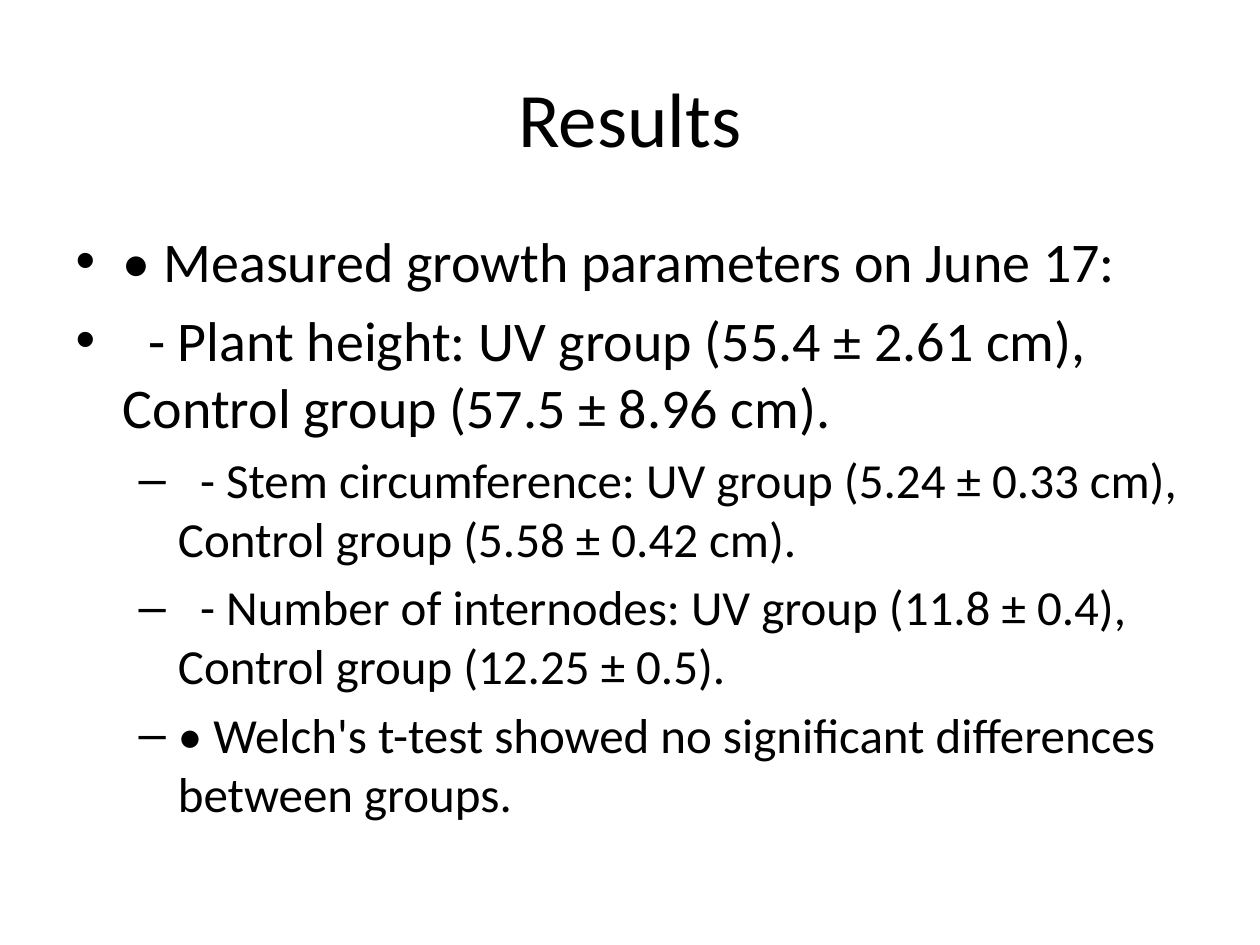
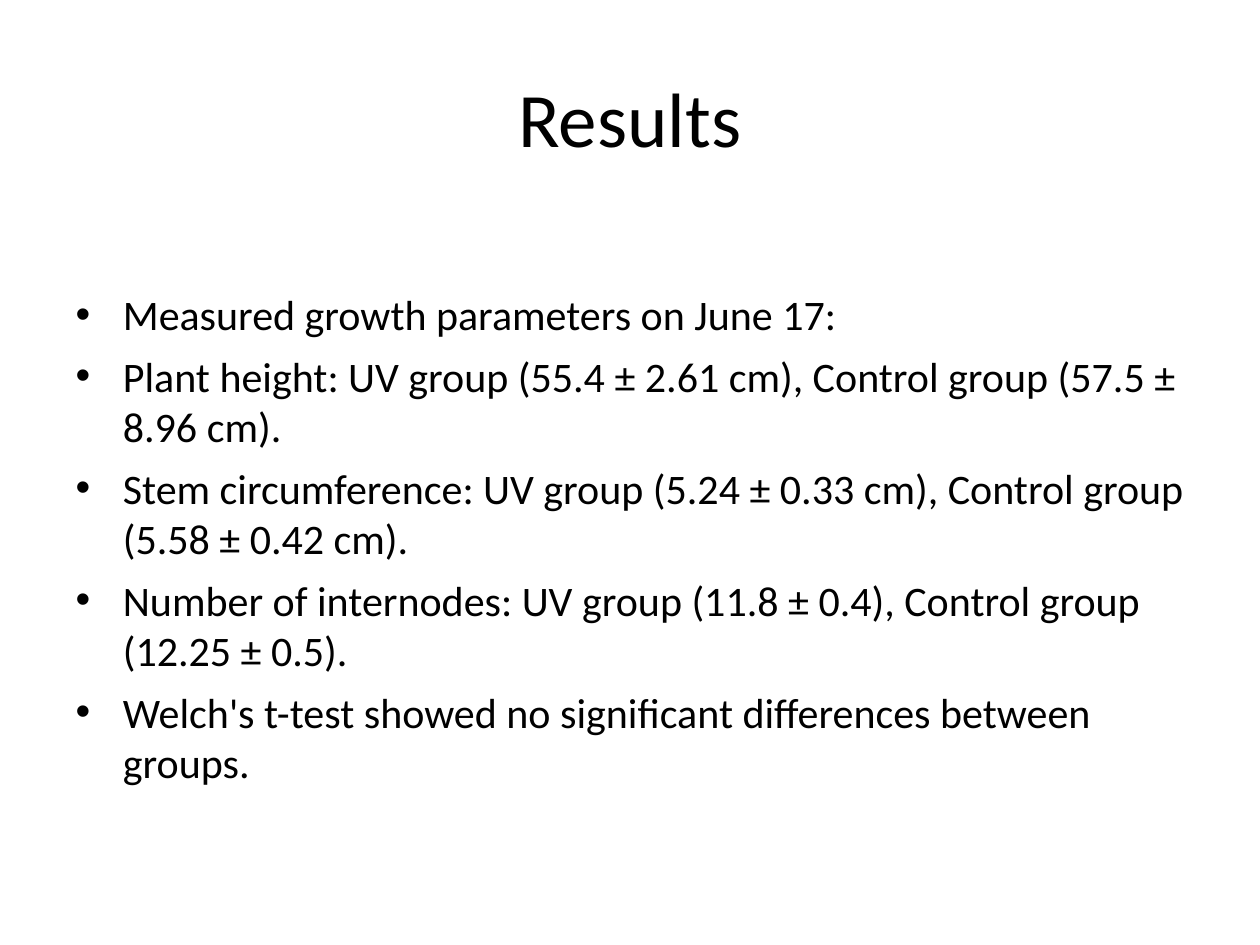
Before and after one commit to IngoGiebel/qbio403_exp_impact_uv-light_on_cannabis_seedling_dev, a slide deck: slide 7 of docs/presentations/Impact_of_UV_Light_on_Cannabis_Seedling_Development.pptx. Drawn at 1260x945 pixels with LibreOffice and Linux fonts; fonts in the diff are those of the drawing. Boxes give left, top, right and bottom in pixels: in the first picture for what was removed or moved away, otherwise in the second. Text is boxed around its words. In the diff, an @@ line names an element or a change of style, - is before the commit and + after.

Commit message:
Overworking "Results" section

```diff
--- a/docs/presentations/Impact_of_UV_Light_on_Cannabis_Seedling_Development.pptx
+++ b/docs/presentations/Impact_of_UV_Light_on_Cannabis_Seedling_Development.pptx
@@ text at [123, 300, 1183, 786]: text changed; size 28 to 24 pt @@
-• • Measured growth parameters on June 17:
-• - Plant height: UV group (55.4 ± 2.61 cm), Control group (57.5 ± 8.96 cm).
-  – - Stem circumference: UV group (5.24 ± 0.33 cm), Control group (5.58 ± 0.42 cm).
-  – - Number of internodes: UV group (11.8 ± 0.4), Control group (12.25 ± 0.5).
-  – • Welch's t-test showed no significant differences between groups.
+• Measured growth parameters on June 17:
+• Plant height: UV group (55.4 ± 2.61 cm), Control group (57.5 ± 8.96 cm).
+• Stem circumference: UV group (5.24 ± 0.33 cm), Control group (5.58 ± 0.42 cm).
+• Number of internodes: UV group (11.8 ± 0.4), Control group (12.25 ± 0.5).
+• Welch's t-test showed no significant differences between groups.
```
Also in this commit, not shown: 8 other slides changed, 1 slide added, 1 slide removed, 10 other files.
